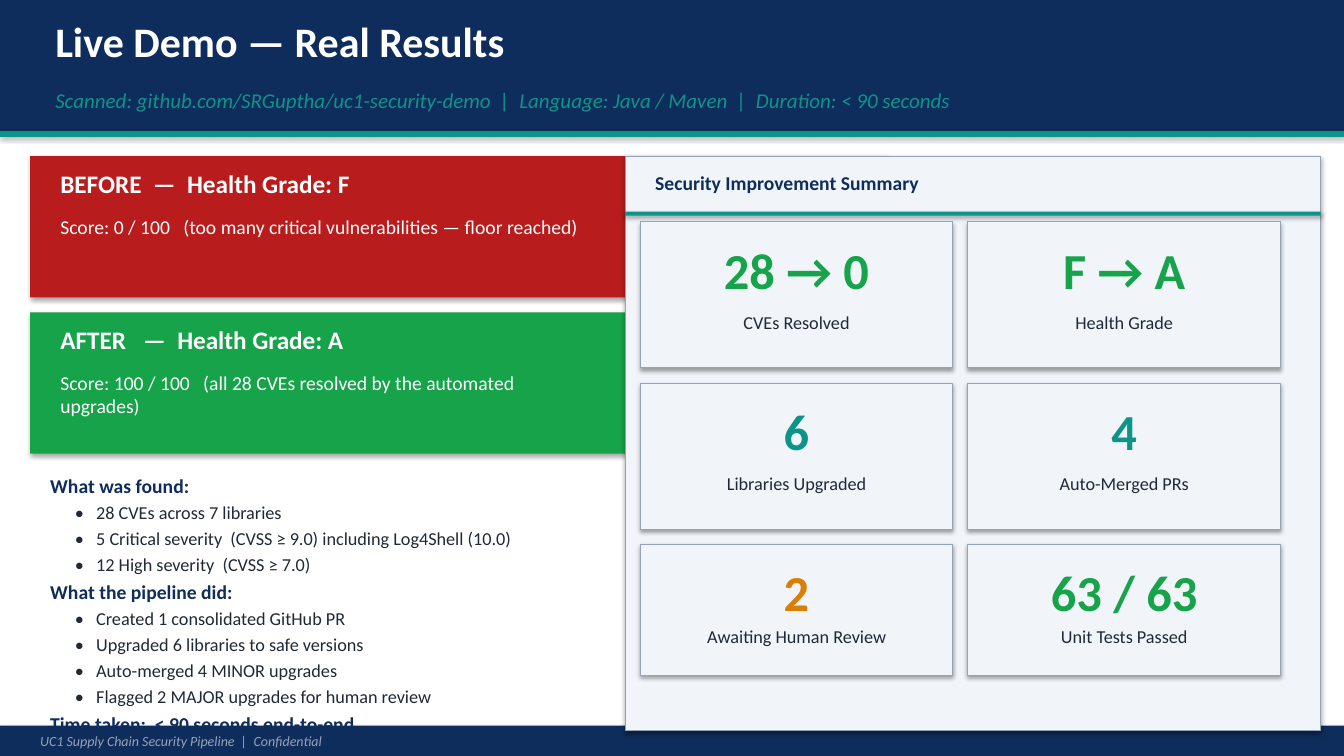
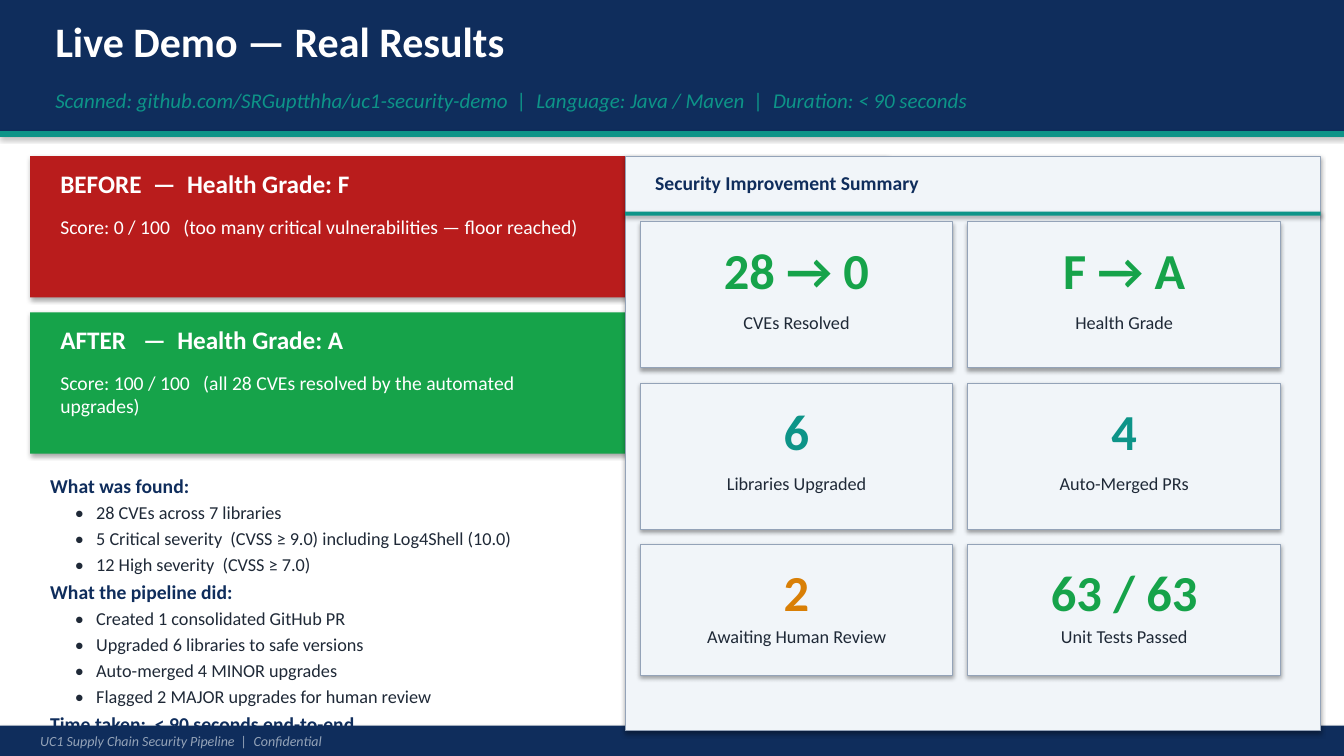
Before and after one commit to SRGuptthha/uc1-pipeline, a slide deck: slide 9 of UC1_Security_Pipeline_Demo.pptx. Drawn at 1344x756 pixels with LibreOffice and Linux fonts; fonts in the diff are those of the drawing. Boxes give left, top, right and bottom in pixels: in the first picture for what was removed or moved away, otherwise in the second. Text is boxed around its words. In the diff, an @@ line names an element or a change of style, - is before the commit and + after.

```diff
--- a/UC1_Security_Pipeline_Demo.pptx
+++ b/UC1_Security_Pipeline_Demo.pptx
@@ text at [55, 93, 966, 112]: text changed @@
-Scanned: github.com/SRGuptha/uc1-security-demo | Language: Java / Maven | Duration: < 90 seconds
+Scanned: github.com/SRGuptthha/uc1-security-demo | Language: Java / Maven | Duration: < 90 seconds
```
Also in this commit, not shown: 2 other slides changed, 13 other files.
